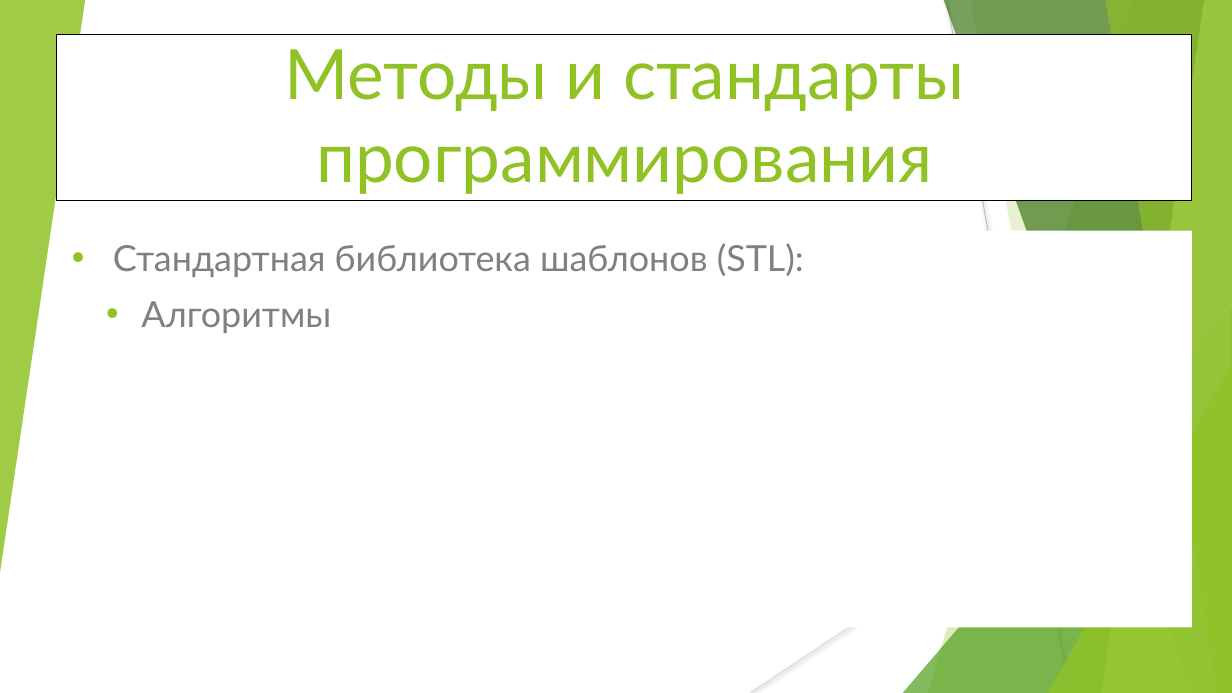
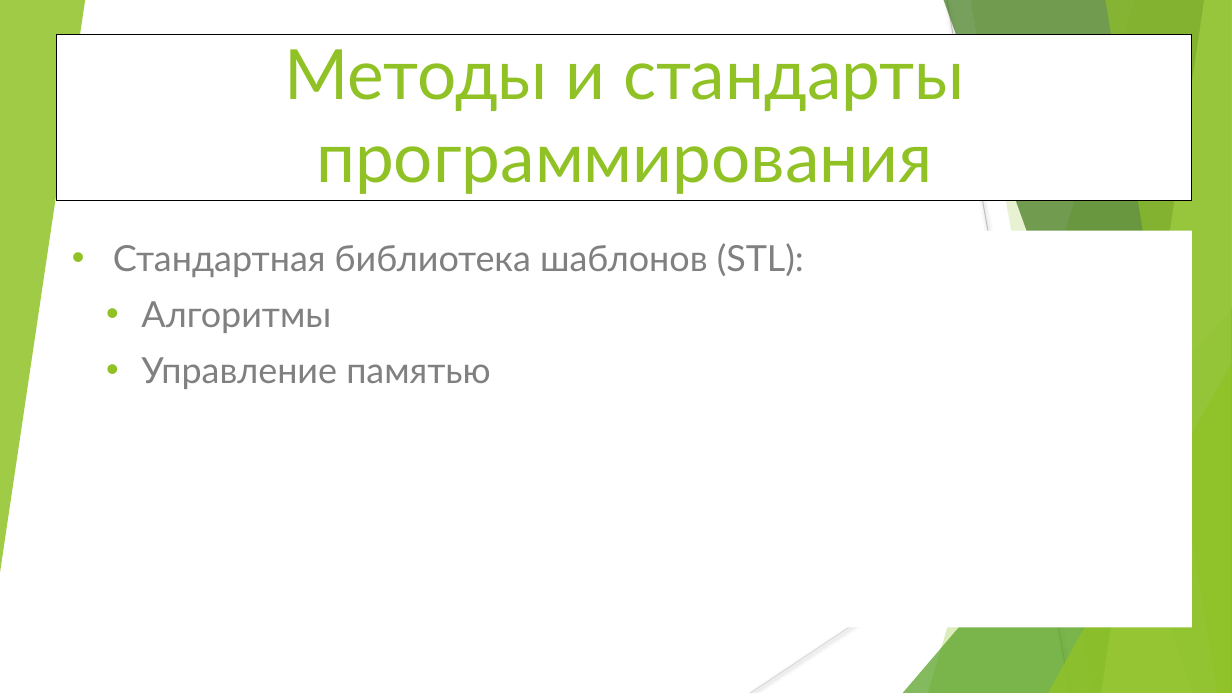
Before and after one commit to WhiteCatStudies/lectures, a slide deck: slide 1 of lecture6/lecture6.pptx. Drawn at 1232x693 pixels with LibreOffice and Linux fonts; fonts in the diff are those of the drawing. Boxes give left, top, right and bottom in pixels: in the first picture for what was removed or moved away, otherwise in the second. Text is boxed around its words. In the diff, an @@ line names an element or a change of style, - is before the commit and + after.

```diff
--- a/lecture6/lecture6.pptx
+++ b/lecture6/lecture6.pptx
@@ subtitle at (141,357,491,389): paragraph added @@
+• Управление памятью
```
Also in this commit, not shown: 2 other slides changed, 11 slides added, 10 other files.
